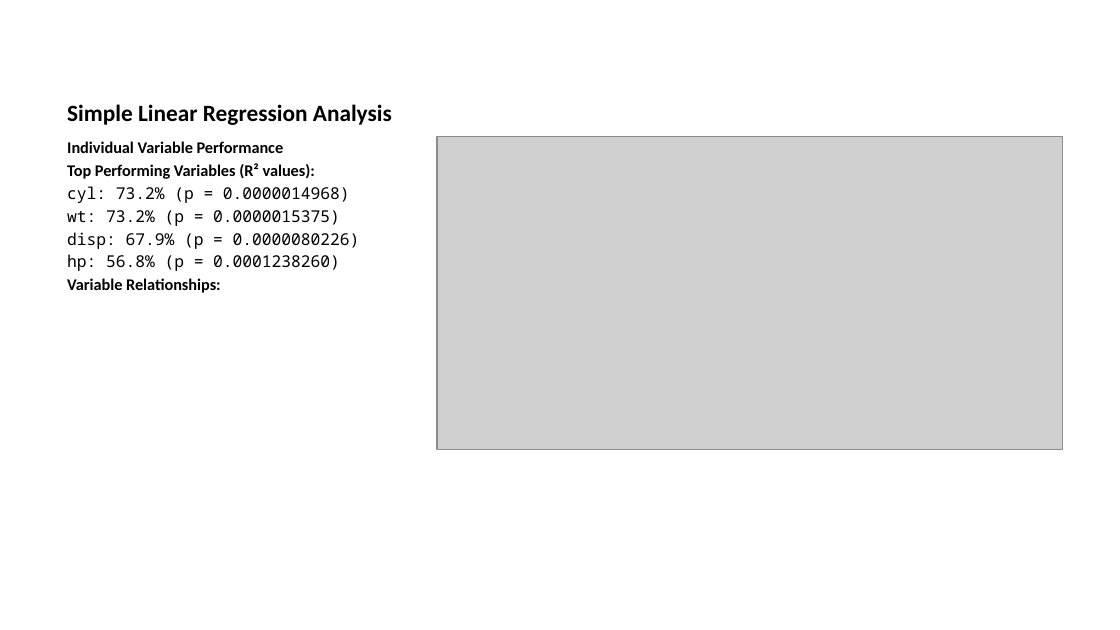
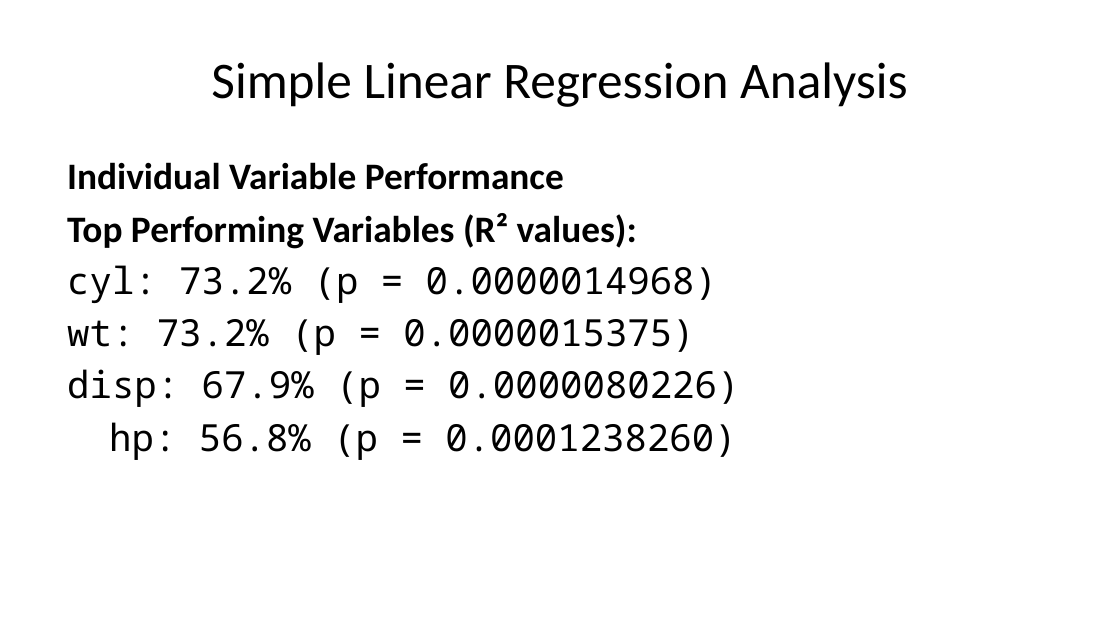
Before and after one commit to memandip/r-starter, a slide deck: slide 4 of presentation_1/supervised_learning.pptx. Drawn at 1120x630 pixels with LibreOffice and Linux fonts; fonts in the diff are those of the drawing; grey boxes stand for pictures. Boxes give left, top, right and bottom in pixels: in the first picture for what was removed or moved away, otherwise in the second. Text is boxed around its words. In the diff, an @@ line names an element or a change of style, - is before the commit and + after.

Commit message:
Add presentation files and update QMD format for Decision Tree and Random Forest comparison
- Added new PowerPoint presentation file `presentation_2.pptx`.
- Changed the format of `presentation_2.qmd` from Reveal.js to PPTX.
- Updated response variable `y` to use `as.factor()` for better clarity.

```diff
--- a/presentation_1/supervised_learning.pptx
+++ b/presentation_1/supervised_learning.pptx
@@ title "Simple Linear Regression Analysis" at bbox=[211, 62, 908, 107]: size 15 to 33 pt, bold off; alignment left to centre; vertical alignment bottom to middle @@
@@ text "Individual Variable Performance": place and size @@
-text "Individual Variable Performance" at bbox=[67, 141, 360, 293]
+text "Individual Variable Performance" at bbox=[67, 162, 739, 460]
@@ text "Individual Variable Performance" at bbox=[67, 162, 739, 460]: size 10.5 to 24 pt; more space between paragraphs; indent changed @@
@@ picture removed at bbox=[437, 137, 1062, 449] @@
@@ text at bbox=[67, 278, 221, 293]: paragraph removed @@
-Variable Relationships:
```
Also in this commit, not shown: 2 slides added, 11 other files.
